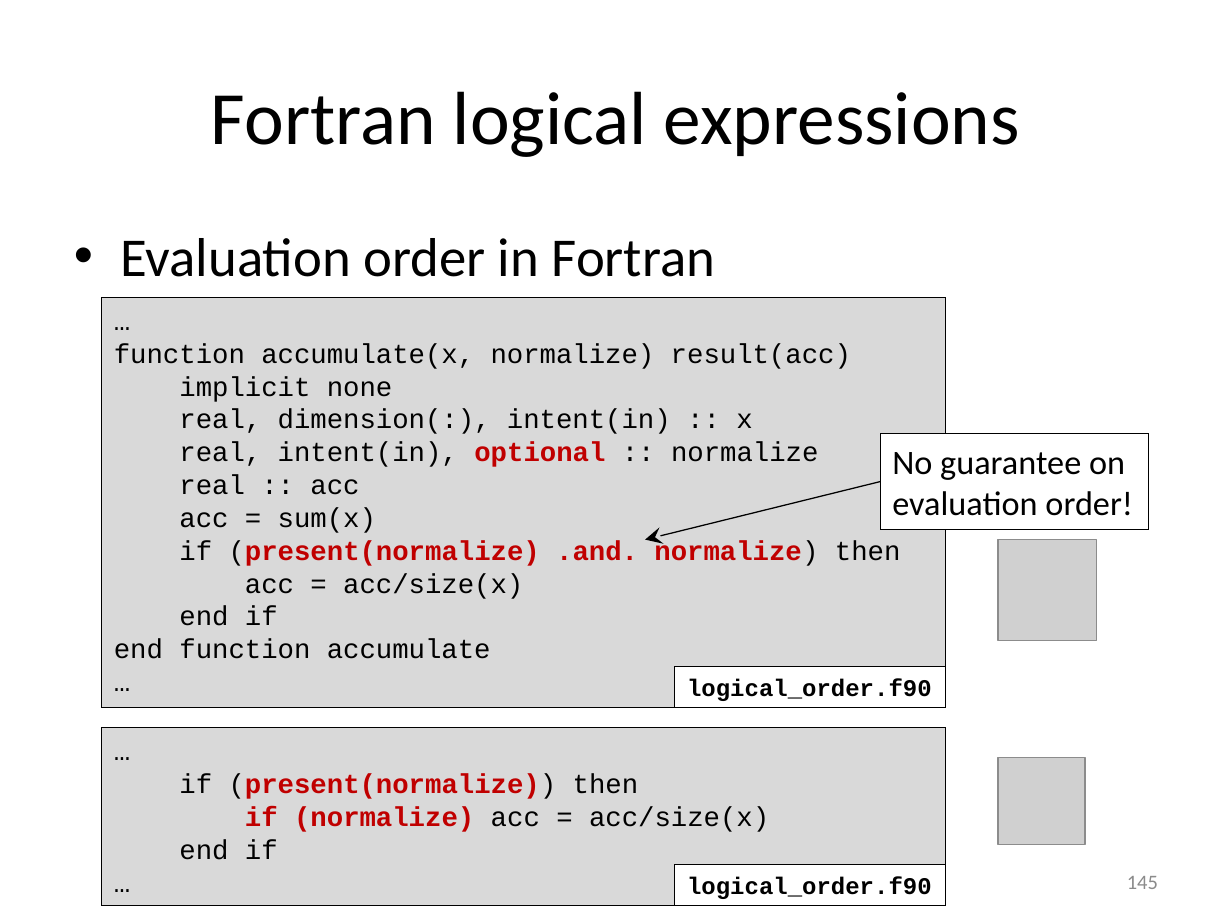
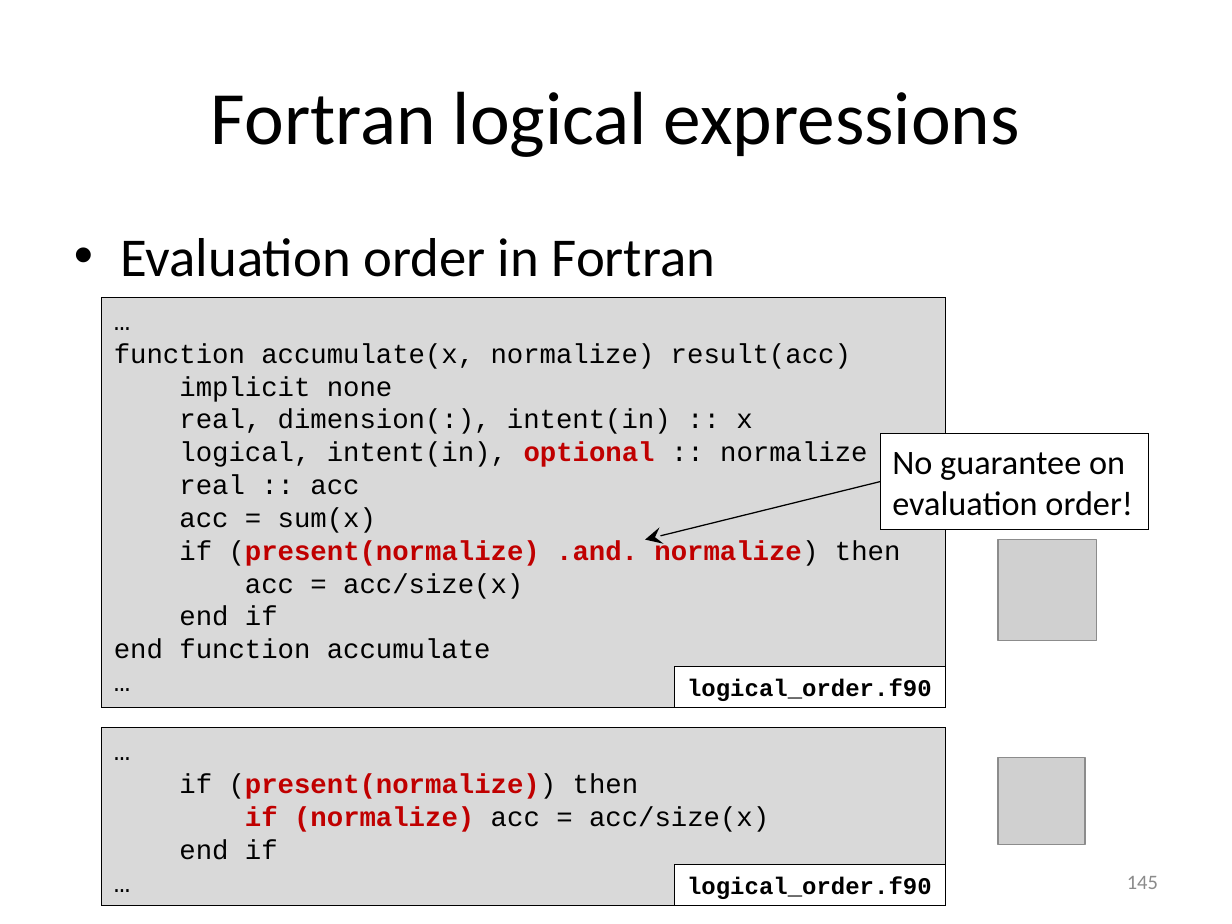
Before and after one commit to gjbex/Defensive_programming_and_debugging, a slide deck: slide 145 of debugging.pptx. Drawn at 1232x924 pixels with LibreOffice and Linux fonts; fonts in the diff are those of the drawing; grey boxes stand for pictures. Boxes give left, top, right and bottom in pixels: in the first picture for what was removed or moved away, otherwise in the second. Text is boxed around its words. In the diff, an @@ line names an element or a change of style, - is before the commit and + after.

Commit message:
Fix typos & update versions

```diff
--- a/debugging.pptx
+++ b/debugging.pptx
@@ text in rectangle at [179, 442, 867, 467]: text changed @@
-real, intent(in), optional :: normalize
+logical, intent(in), optional :: normalize
```
Also in this commit, not shown: 7 other slides changed.
